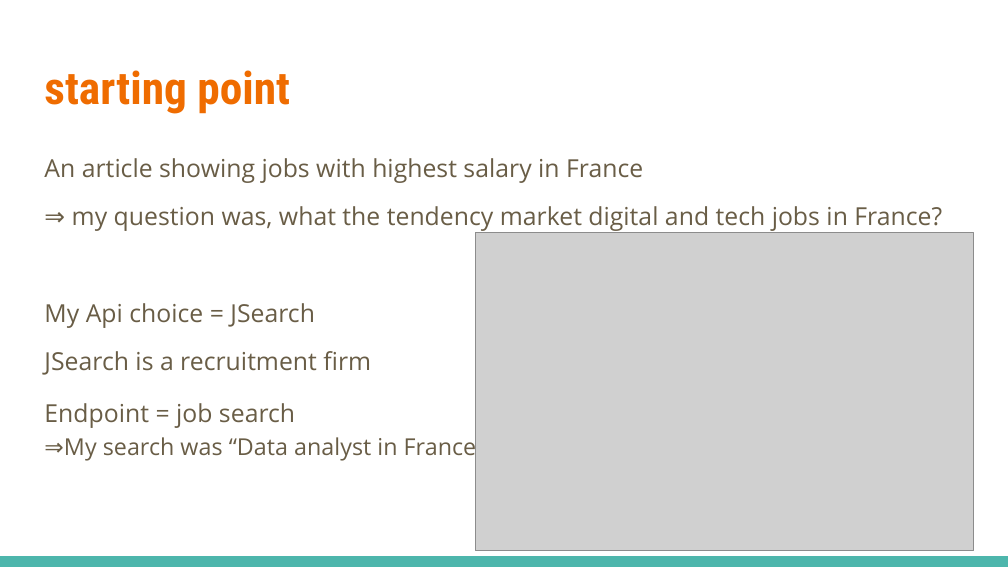
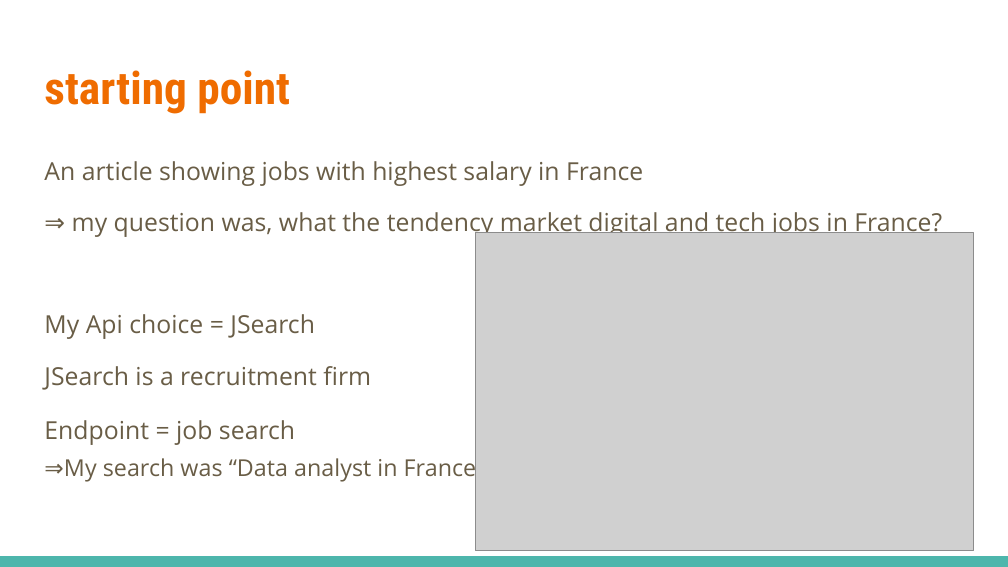
Before and after one commit to Niameyzy/projet_Api, a slide deck: slide 2 of API JSeach projet.pptx. Drawn at 1008x567 pixels with LibreOffice and Linux fonts; fonts in the diff are those of the drawing; grey boxes stand for pictures. Boxes give left, top, right and bottom in pixels: in the first picture for what was removed or moved away, otherwise in the second. Text is boxed around its words. In the diff, an @@ line names an element or a change of style, - is before the commit and + after.

```diff
--- a/API JSeach projet.pptx
+++ b/API JSeach projet.pptx
@@ text "An article showing jobs with ..." at box(44, 161, 942, 482): line spacing 1.05 to 1.15; line spacing 1.19 to 1.29 @@
```
Also in this commit, not shown: 2 other slides changed, 1 slide added.
